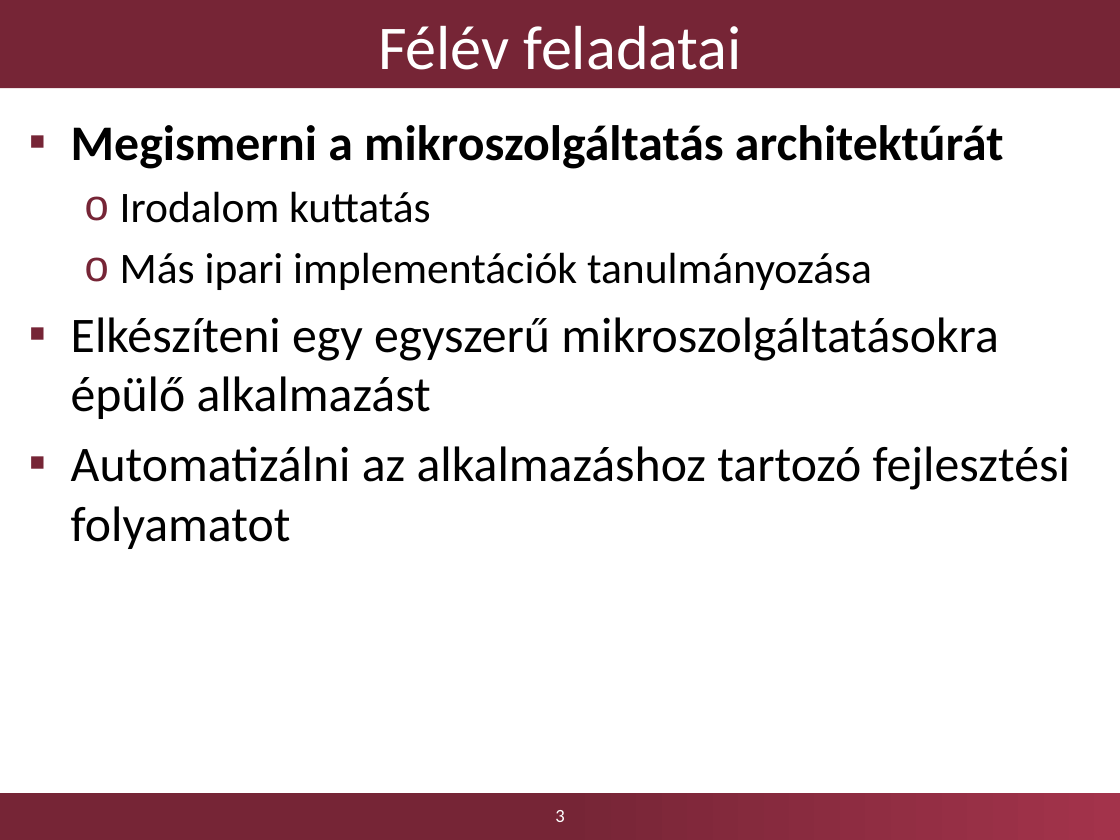
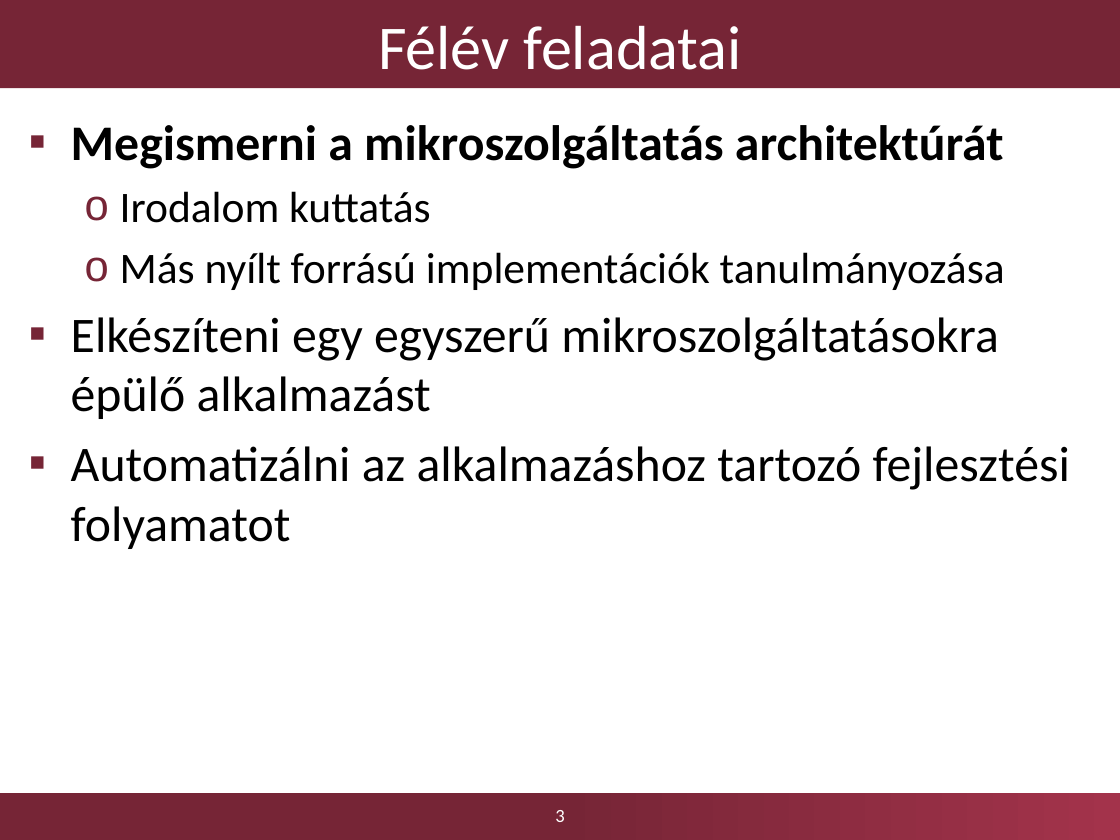
Before and after one commit to borlayda/dipterv2016-microservice, a slide deck: slide 3 of microservice.pptx. Drawn at 1120x840 pixels with LibreOffice and Linux fonts; fonts in the diff are those of the drawing; background and template pictures are left out. Boxes give left, top, right and bottom in pixels: in the first picture for what was removed or moved away, otherwise in the second. Text is boxed around its words. In the diff, an @@ line names an element or a change of style, - is before the commit and + after.

```diff
--- a/microservice.pptx
+++ b/microservice.pptx
@@ text at (120,252,1005,290): text changed @@
-  o Más ipari implementációk tanulmányozása
+  o Más nyílt forrású implementációk tanulmányozása
```
Also in this commit, not shown: 3 other slides changed, 14 other files.
